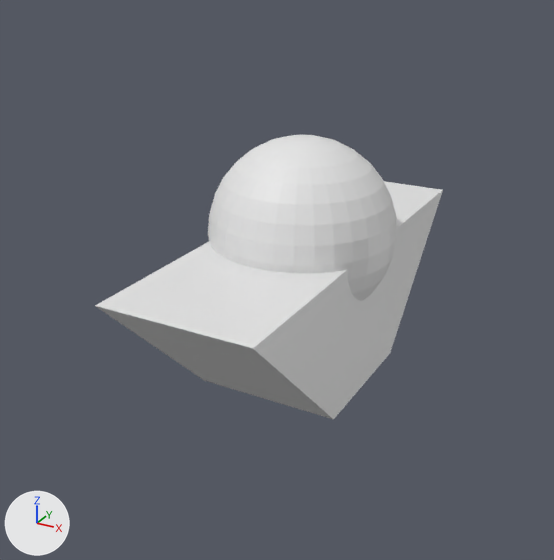
What one commit did to the glTF model GoEngineExe/escorpion/tank.gltf.
Both versions are drawn from a 50 mm camera at (4.39, -8.67, 4.62) aimed at (-0.32, -0.11, 0.34). The axes (+X, +Y, +Z) are drawn at lower left. The lights are the same throughout. Where no turn or scale is listed for an object, it has been applied to the vertices. Vertices at the same position are counted once.

Objects in the first picture: 'Chasis', 'Torreta'.
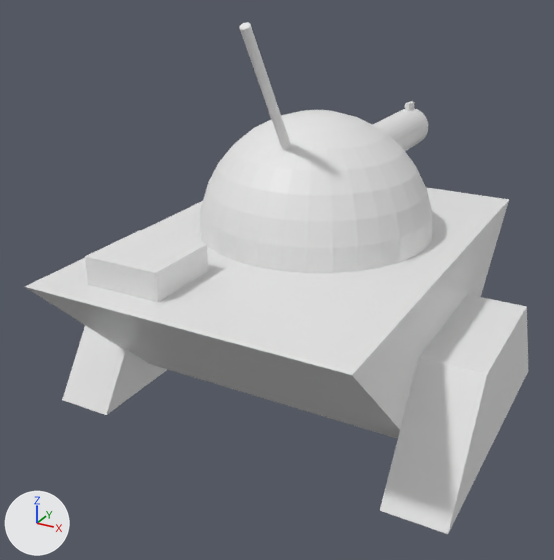
What the commit changed:
me_cube has 8 vertices, 12 faces and spans x -1.0..1.0, y -3.0..3.0, z -1.0..1.0.
me_cube is used by ob_chasis; location (0.0, 0.0, 0.0).
me_cube part 1: the whole mesh is scaled about its middle by (2.05, 1, 1).
me_sphere is used by ob_torreta; parent ob_chasis; location (0.0, 0.0, 1.096); scale (1.26, 1.26, 1.26).
me_sphere had 482 vertices, 960 faces and spanned x -1.0..1.0, y -1.0..1.0, z -1.0..1.0.
me_sphere now has 257 vertices, 510 faces and spans x -1.6..1.6, y -1.6..1.6, z -0.92..0.68.
me_sphere part 2: 482 vertices removed from x -1.0..1.0, y -1.0..1.0, z -1.0..1.0; 257 vertices added at x -1.6..1.6, y -1.6..1.6, z -0.92..0.68.
Mesh me_cube_002 is new.
It is a box spanning x -0.038..0.038, y -0.128..0.128, z -0.128..0.128.
Mesh me_cylinder_001 is new.
It has 128 vertices, 252 faces and spans x -0.32..0.32, y -1.41..1.23, z -0.3..0.35.
Mesh me_cylinder_002 is new.
It has 64 vertices, 124 faces and spans x -0.01..0.11, y -1.45..-0.38, z 2.25..3.85.
Mesh me_cube_001 is new.
It has 16 vertices, 24 faces and spans x -2.75..2.85, y -2.0..2.0, z -1.3..0.2.
Mesh me_cube_003 is new.
It is a box spanning x -0.5..0.5, y -0.5..0.5, z -0.25..0.25.
Object 'Torreta' (ob_torreta) is rescaled from (1.26, 1.26, 1.26) to (1.0, 1.0, 1.0).
Object 'Torreta' (ob_torreta) moves from (0.0, 0.0, 1.096) to (-0.000134, 0.4, 1.918).
Object 'Mira' (ob_mira) is new; it shows me_cube_002.
Its location is (0.0, 4.0, 2.0).
Object 'Canion' (ob_canion) is new; it shows me_cylinder_001.
Its location is (0.0, 2.89, 1.68).
Object 'Antena' (ob_antena) is new; it shows me_cylinder_002.
Its location is (-0.05, 0.0, 0.0).
Object 'Orugas' (ob_orugas) is new; it shows me_cube_001.
Its location is (0.0, 0.0, 0.0).
Object 'Gasolina' (ob_gasolina) is new; it shows me_cube_003.
Its location is (-0.95, -2.1, 1.1).

Where the change shows, as pixel boxes (x1, y1, x2, y2) in the pictures (554 x 560 px):
'Chasis', mesh rescaled (39% wider)
    before: (95, 181, 443, 419)
    after: (25, 187, 509, 439)
'Torreta', reshaped, moved, rescaled
    before: (208, 135, 397, 301)
    after: (199, 110, 432, 273)
'Orugas', added
    after: (62, 294, 528, 534)
'Gasolina', added
    after: (85, 230, 208, 302)
'Antena', added
    after: (239, 22, 291, 150)
'Canion', added
    after: (373, 108, 428, 151)
'Mira', added
    after: (405, 101, 415, 111)
